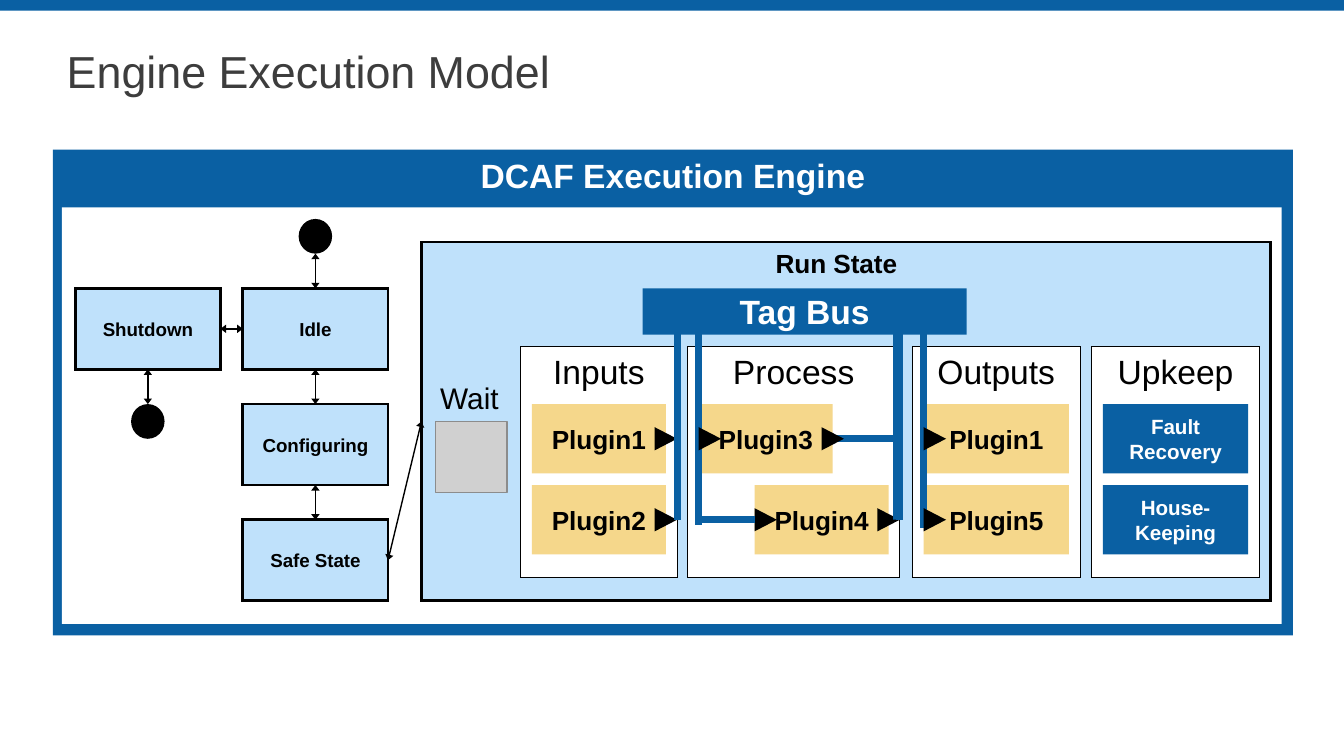
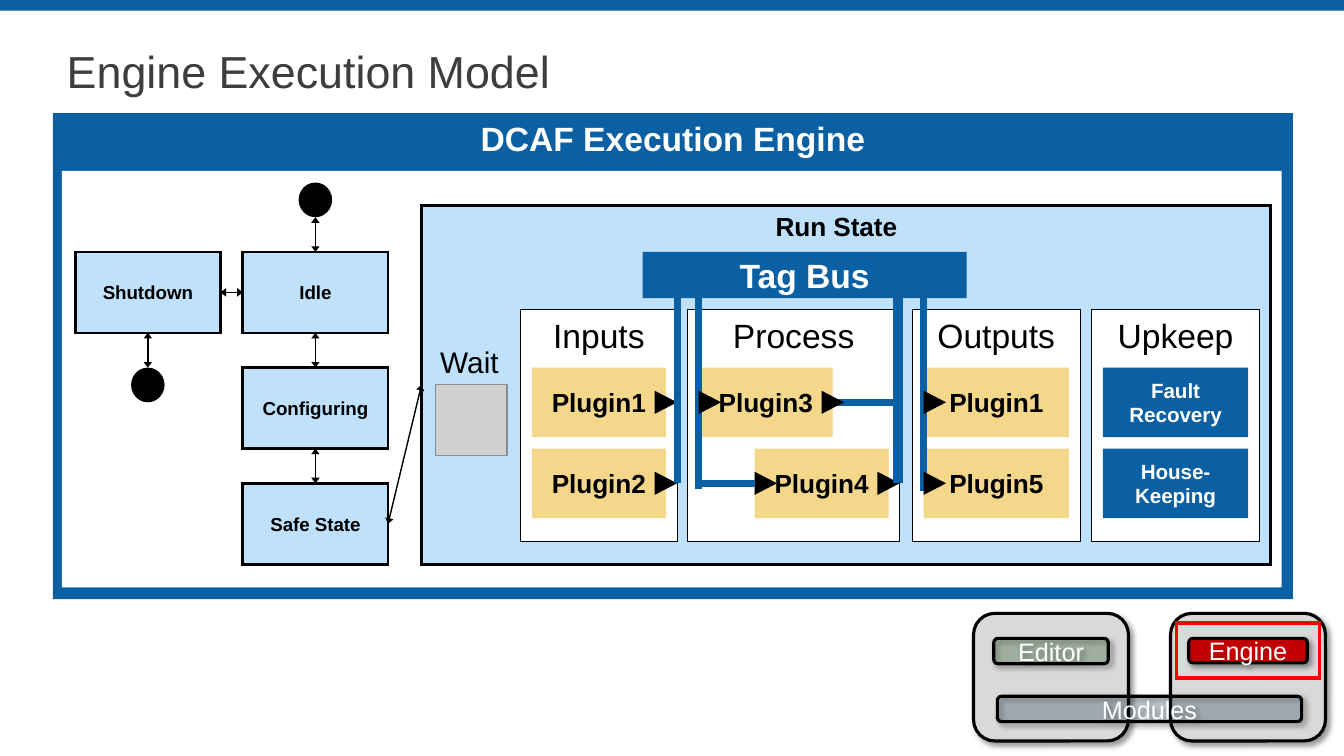
Before and after one commit to LabVIEW-DCAF/Documentation, a slide deck: slide 18 of Trunk/Getting Started Material/DCAF Training/1 Introduction to DCAF.pptx (slide 16 before the commit). Drawn at 1344x756 pixels with LibreOffice and Linux fonts; fonts in the diff are those of the drawing; grey boxes stand for pictures; background and template pictures are left out. Boxes give left, top, right and bottom in pixels: in the first picture for what was removed or moved away, otherwise in the second. Text is boxed around its words. In the diff, an @@ line names an element or a change of style, - is before the commit and + after.

```diff
--- a/Trunk/Getting Started Material/DCAF Training/1 Introduction to DCAF.pptx
+++ b/Trunk/Getting Started Material/DCAF Training/1 Introduction to DCAF.pptx
@@ 4 triangles, 1 line moved together from (x1=655, y1=318, x2=946, y2=532) to (x1=655, y1=280, x2=946, y2=495) @@
@@ 18 rounded rectangles, 6 double arrows, 5 lines, 4 triangles, 3 rectangles, 2 texts, 2 ellipses, 1 picture moved together from (x1=52, y1=149, x2=1293, y2=635) to (x1=52, y1=113, x2=1293, y2=599) @@
@@ rounded rectangle added at (x1=974, y1=613, x2=1129, y2=741), fill #D9D9D9, outline #000000 2.25 pt @@
@@ rounded rectangle added at (x1=1171, y1=613, x2=1326, y2=741), fill #D9D9D9, outline #000000 2.25 pt @@
@@ rectangle added at (x1=1177, y1=623, x2=1320, y2=679), outline #FF0000 2.25 pt @@
@@ rounded rectangle added at (x1=994, y1=638, x2=1109, y2=663), fill #004C00 at 20% opacity, outline #000000 2.25 pt, 18 pt, text #FFFFFF @@
+Editor
@@ rounded rectangle added at (x1=1189, y1=638, x2=1308, y2=662), fill #C00000, outline #000000 2.25 pt, 18 pt, text #FFFFFF @@
+Engine
@@ rounded rectangle added at (x1=997, y1=697, x2=1302, y2=722), fill #053052 at 20% opacity, outline #000000 2.25 pt, 18 pt, text #FFFFFF @@
+Modules
```
Also in this commit, not shown: 19 other slides changed, 10 slides added.
